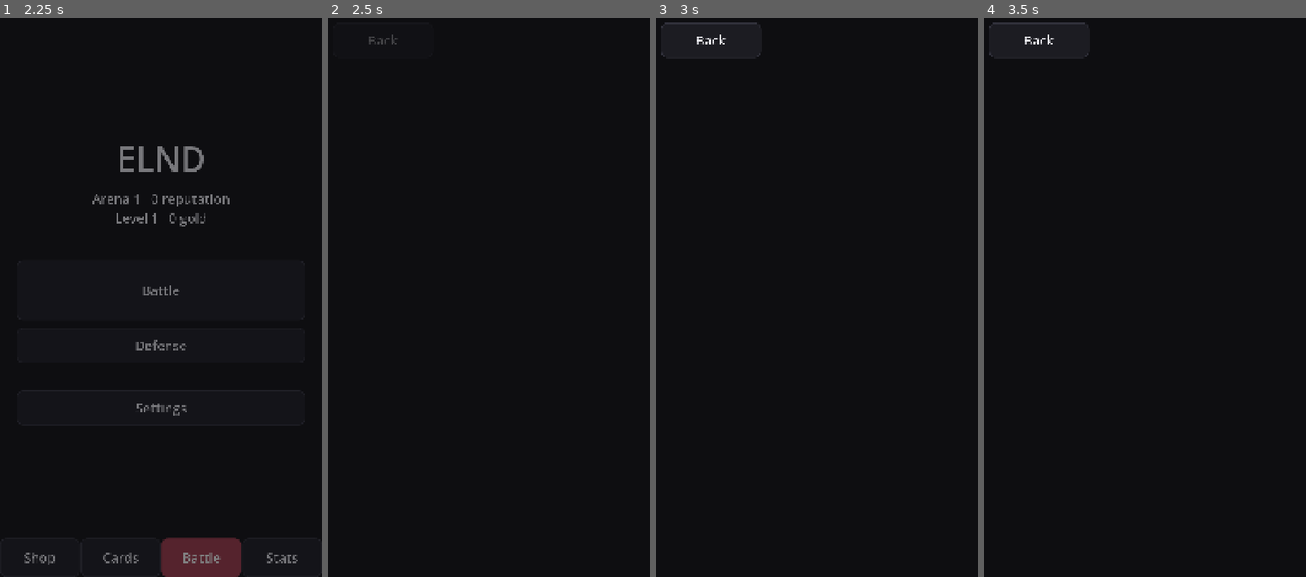
Above: before the commit, frames 1-4 (left to right).
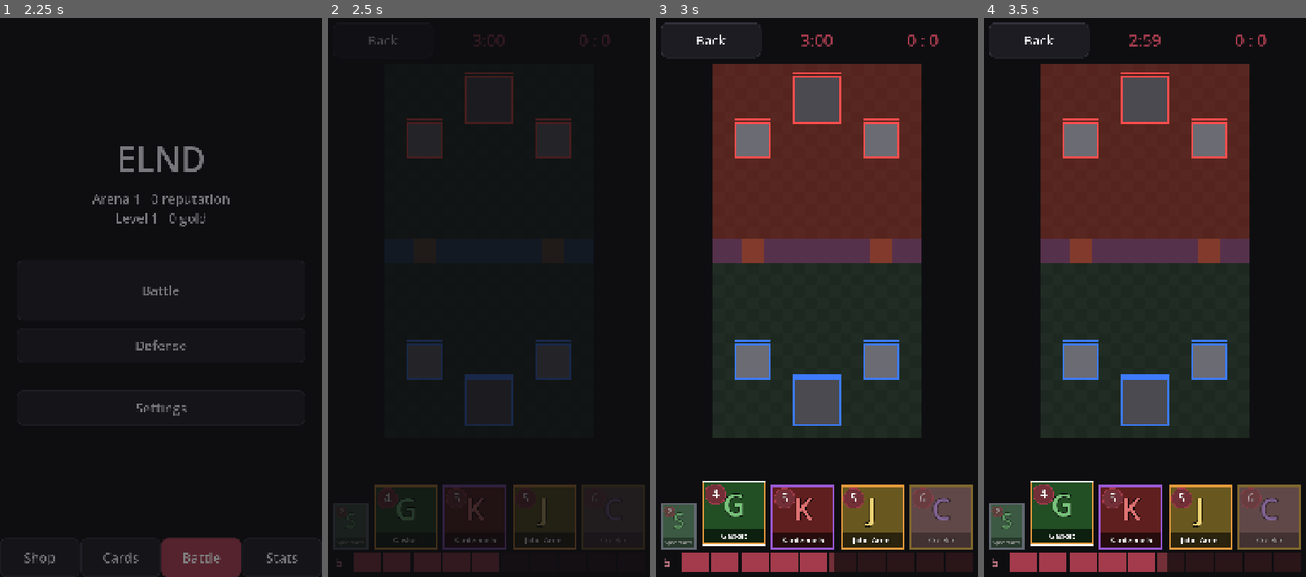
Above: after the commit, the same moments.

Repository: HenryElendheim/ELND
Game: Godot game, scene res://scenes/splash.tscn
Two runs of this game, one before a commit and one after it. Both use one fixed random seed, a clock stepped at 60 frames per second and the inputs below.
Inputs (mouse positions are in pixels of both pictures, inside the frame that each line leads up to):
- Up to frame 1 (2.25 s): tap Enter at 0.5 s; move the mouse to (231, 263) at 0.52 s; click (231, 263) at 0.67 s; drag from (96, 319) to (144, 403) at 1.27 s; click "Battle" at 2 s
- Up to frame 2 (2.5 s): no input
- Up to frame 3 (3 s): click (733, 515) at 2.77 s
- Up to frame 4 (3.5 s): no input

Frame 1 is identical in both runs. In frame 2, 4.7% of the frame differs, in the area x 2-99%, y 2-100%; in frame 3, 56%; in frame 4, 56%, in the area x 1-99%, y 2-100%.
Error before the commit: Parse Error: Cannot infer the type of "perpendicular" variable because the value doesn't have a set type. (res://scripts/battle/battle_sim.gd:843)

Commit message:
Fix a type error in the steering, and recheck approach spots a few times a second
Godot couldn't work out the types in the loop that picks which side to
step around, which stopped the battle script loading. The open spot
around a goal is now worked out every 0.3 seconds instead of every tick,
which keeps big fights cheap.

Diff:
--- a/data/battle.json
+++ b/data/battle.json
@@ -73,7 +73,8 @@
 		"approach_turn": 0.35,
 		"look_ahead_tiles": 0.4,
 		"forward_share": 0.35,
-		"keep_side_seconds": 0.6
+		"keep_side_seconds": 0.6,
+		"rethink_seconds": 0.3
 	},
 	"unit_radius_tiles": 0.45,
 	"default_hit_speed": 1.0,
--- a/scripts/battle/battle_sim.gd
+++ b/scripts/battle/battle_sim.gd
@@ -475,6 +475,7 @@
 		unit.target = null
 		unit.last_attacker = null
 		unit.carrier = null
+		unit.approach_goal = null
 		unit.abilities.clear()
 		unit.evolution = null
 	units.clear()
@@ -563,7 +564,12 @@
 		if goal == unit.target and unit.can_attack and unit.cooldown <= 0.0 and unit.damage > 0.0:
 			_hit(unit, goal)
 	elif unit.speed > 0.0:
-		unit.pos = _steer(unit, _waypoint(unit, _approach_spot(unit, goal)), step_length, goal)
+		if unit.approach_goal != goal or time >= unit.approach_until:
+			unit.approach_goal = goal
+			unit.approach_spot = _approach_spot(unit, goal)
+			unit.approach_until = time + float(_battle.steering.rethink_seconds)
+		var aim: Vector2 = goal.pos if unit.approach_spot == null else unit.approach_spot
+		unit.pos = _steer(unit, _waypoint(unit, aim), step_length, goal)
 
 
 ## The main tower sleeps until it takes damage or one of its side towers falls.
@@ -760,12 +766,13 @@
 ## Where a unit should head to attack its goal. Far away, that is simply the goal. Close by, it is a free spot
 ## on a ring around the goal at attacking distance, starting from the side the unit comes from and trying further round
 ## each way until one is open. That way attackers spread around a tower or a big troop instead of queuing behind each other.
-func _approach_spot(unit: Unit, goal: Unit) -> Vector2:
+## Null means there is no need for a spot, so the unit heads for the goal itself.
+func _approach_spot(unit: Unit, goal: Unit) -> Variant:
 	if not unit.flying and not same_river_side(unit.pos, goal.pos):
-		return goal.pos
+		return null
 	var reach := unit.attack_range
 	if _gap(unit, goal) > reach + float(_battle.steering.approach_tiles):
-		return goal.pos
+		return null
 	var standoff := goal.radius + unit.radius + reach * 0.8
 	var base := (unit.pos - goal.pos).angle() if unit.pos != goal.pos else PI / 2.0
 	var turn := float(_battle.steering.approach_turn)
@@ -775,7 +782,7 @@
 		var spot := goal.pos + Vector2.from_angle(base + side * turn * ceilf(i / 2.0)) * standoff
 		if _spot_free(unit, goal, spot):
 			return spot
-	return goal.pos
+	return null
 
 
 ## A spot is free when no other unit on the same layer already stands there, it is inside the arena,
@@ -839,9 +846,9 @@
 func _open_side(unit: Unit, heading: Vector2, blocker: Unit, step_length: float, goal: Unit) -> float:
 	var lean := (blocker.pos - unit.pos).cross(heading)
 	var first := 1.0 if lean > 0.05 else (-1.0 if lean < -0.05 else (1.0 if unit.group % 2 == 0 else -1.0))
-	for side in [first, -first]:
-		var perpendicular := Vector2(-heading.y, heading.x) * side
-		var probe := unit.pos + perpendicular * (unit.radius + blocker.radius)
+	for side: float in [first, -first]:
+		var perpendicular: Vector2 = Vector2(-heading.y, heading.x) * side
+		var probe: Vector2 = unit.pos + perpendicular * (unit.radius + blocker.radius)
 		if (unit.flying or not in_river(probe)) and probe == _clamp_to_arena(probe) and _blocker(unit, perpendicular, step_length, goal) == null:
 			return side
 	return first
--- a/scripts/battle/unit.gd
+++ b/scripts/battle/unit.gd
@@ -58,6 +58,11 @@
 ## It keeps the same side for a moment, which stops it from wobbling back and forth.
 var steer_side := 0.0
 var steer_until := 0.0
+## The open spot around its goal the unit is heading for, worked out a few times a second instead of every tick.
+## Null means it heads straight for the goal itself.
+var approach_spot: Variant = null
+var approach_goal: Unit = null
+var approach_until := 0.0
 
 var deploy_left := 0.0
 var cooldown := 0.0
